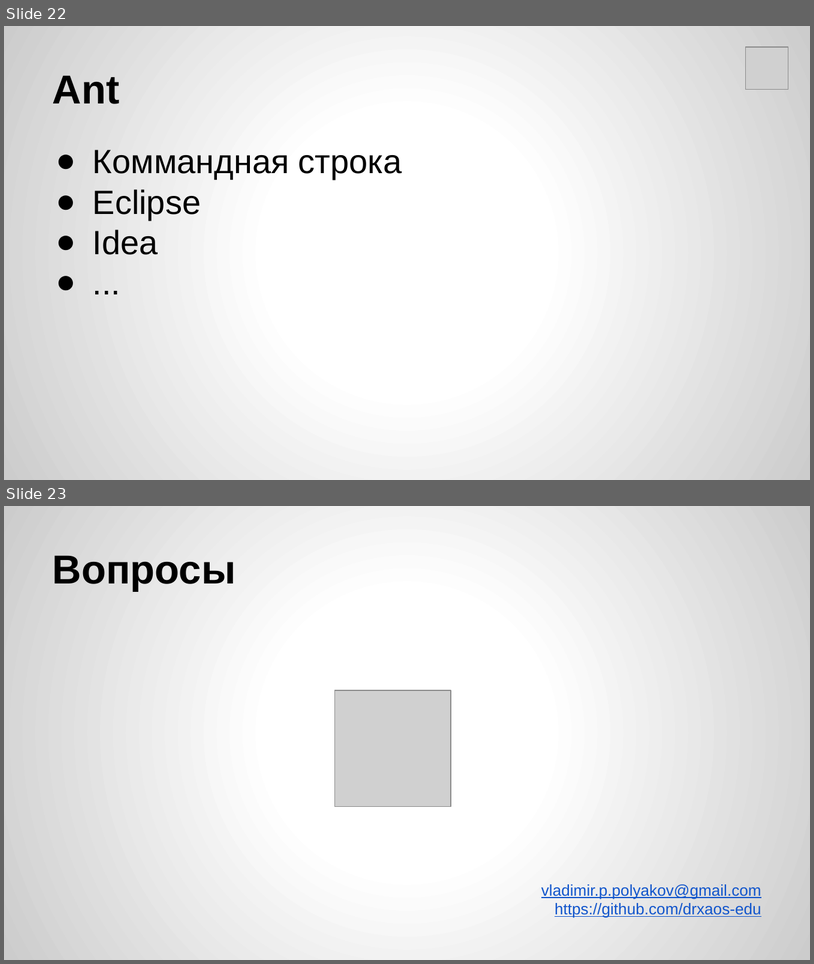
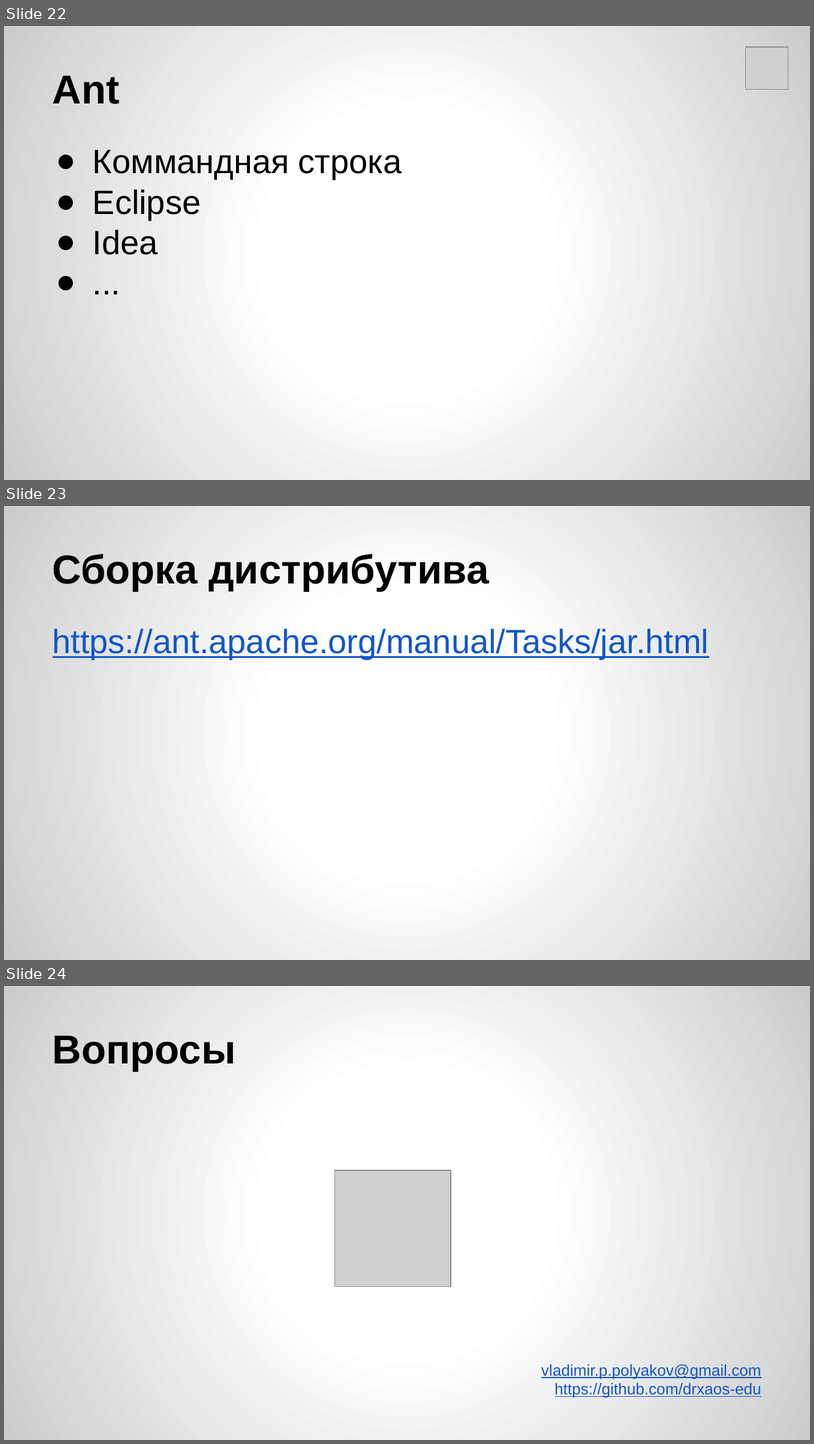
Before and after one commit to drxaos-edu/lecture-java-build-ci, a slide deck: Сборка и непрерывная интеграция - Ant.pptx. Shown one above the other, each under a label of ours: slides 22 and 23 before the commit, slides 22, 23 and 24 after it. The pictures are 814x964 and 814x1444 pixels, drawn with LibreOffice and Linux fonts; fonts in the diff are those of the drawing; grey boxes stand for pictures. Boxes give left, top, right and bottom in pixels: in the first picture for what was removed or moved away, otherwise in the second. Text is boxed around its words. In the diff, an @@ line names an element or a change of style, - is before the commit and + after.

Commit message:
ant slides

```diff
--- a/Сборка и непрерывная интеграция - Ant.pptx
+++ b/Сборка и непрерывная интеграция - Ant.pptx
@@ slide 23 added at box(4, 506, 810, 960), background gradient #FFFFFF to #CCCCCC @@
@@ title added at box(53, 553, 489, 591), 36 pt, text #000000, bold @@
+Сборка дистрибутива
@@ text added at box(53, 628, 710, 659), 30 pt, text #1155CC, underline @@
+https://ant.apache.org/manual/Tasks/jar.html
@@ what was slide 23 is now slide 24 @@
```
Also in this commit, not shown: 1 other file.
